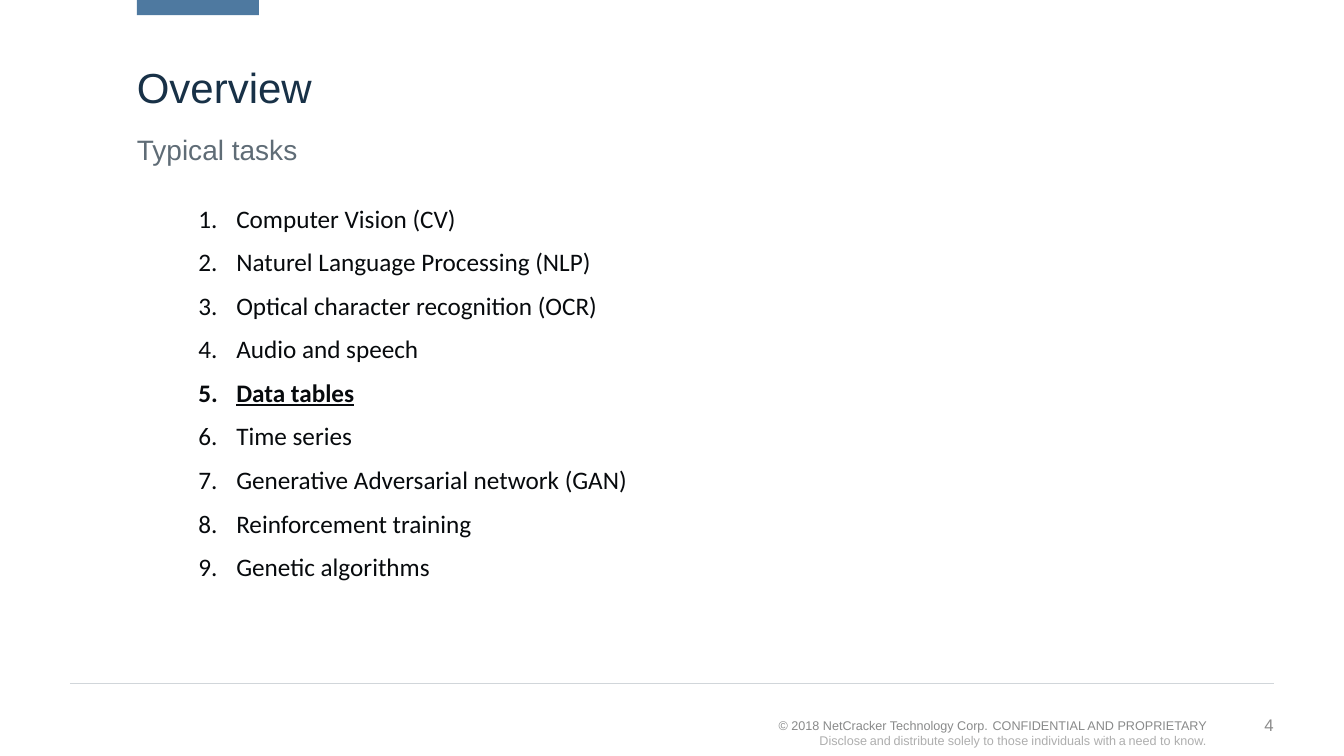
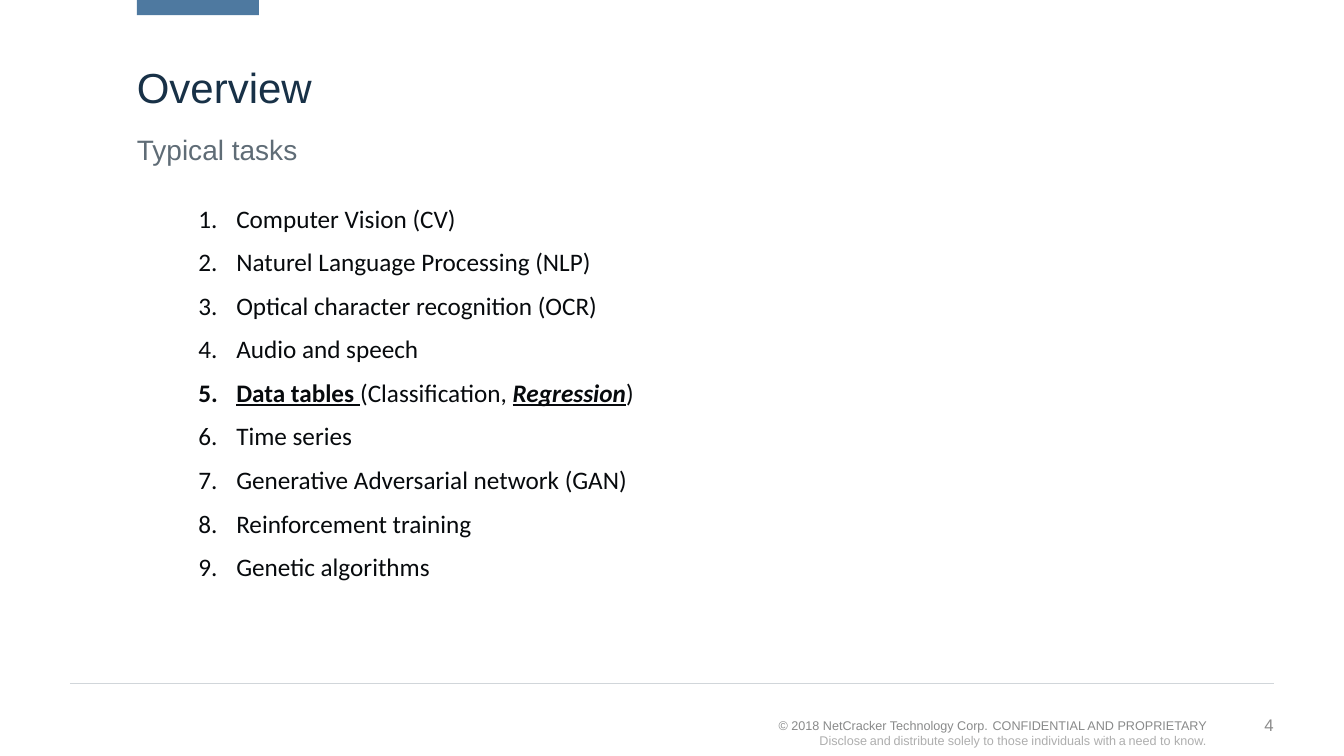
Before and after one commit to kvoloshenko/CLA, a slide deck: slide 4 of CLA_AI_01.pptx. Drawn at 1344x756 pixels with LibreOffice and Linux fonts; fonts in the diff are those of the drawing; background and template pictures are left out. Boxes give left, top, right and bottom in pixels: in the first picture for what was removed or moved away, otherwise in the second. Text is boxed around its words. In the diff, an @@ line names an element or a change of style, - is before the commit and + after.

```diff
--- a/CLA_AI_01.pptx
+++ b/CLA_AI_01.pptx
@@ text at [236,383,634,407]: text changed @@
-5. Data tables
+5. Data tables (Classification, Regression)
```
Also in this commit, not shown: 1 other slide changed.
